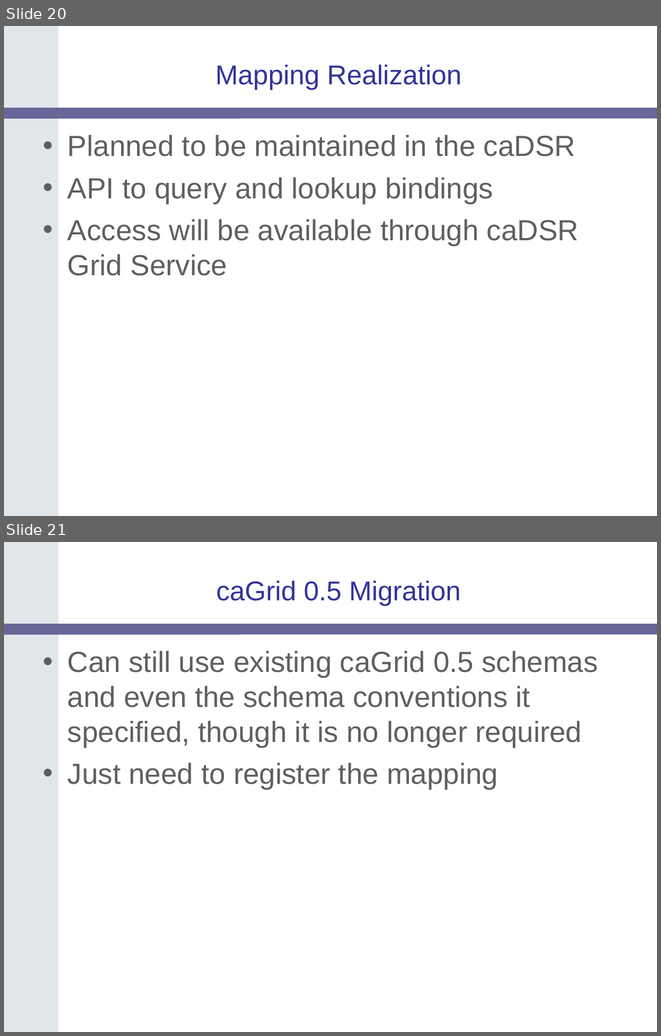
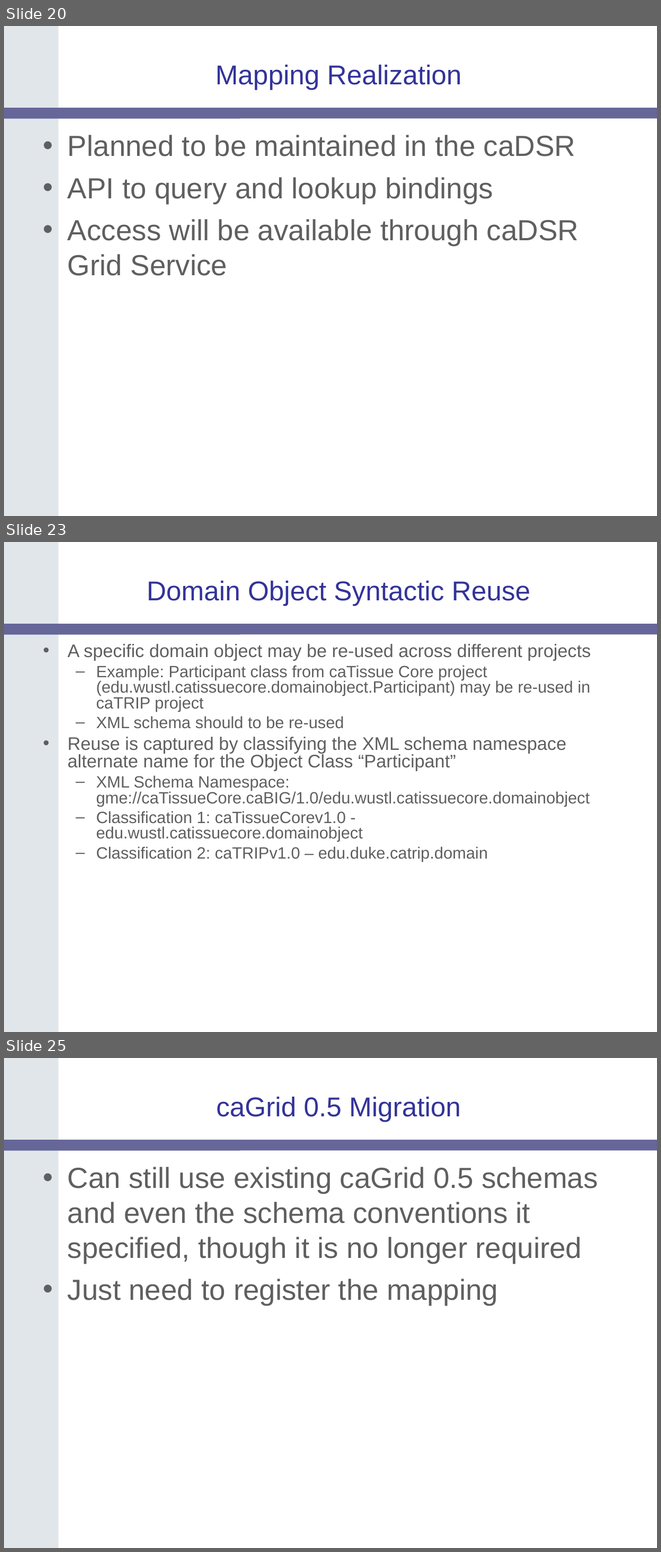
Before and after one commit to NCIP/cagrid-portal, a slide deck: cagrid-1-0/Documentation/presentations/200607_VCDE_ARCH/caGrid-1.0_Beta_Metadata.ppt. Shown one above the other, each under a label of ours: slides 20 and 21 before the commit, slides 20, 23 and 25 after it; the slides between them are not shown. The pictures are 661x1036 and 661x1552 pixels, drawn with LibreOffice and Linux fonts; fonts in the diff are those of the drawing; background and template pictures are left out. Boxes give left, top, right and bottom in pixels: in the first picture for what was removed or moved away, otherwise in the second. Text is boxed around its words. In the diff, an @@ line names an element or a change of style, - is before the commit and + after.

```diff
--- a/cagrid-1-0/Documentation/presentations/200607_VCDE_ARCH/caGrid-1.0_Beta_Metadata.ppt
+++ b/cagrid-1-0/Documentation/presentations/200607_VCDE_ARCH/caGrid-1.0_Beta_Metadata.ppt
@@ slide 23 added at bbox=[4, 542, 657, 1032], background #FFFFFF; not listed: 2 template elements that a slide beside it also shows @@
@@ title added at bbox=[147, 581, 530, 606], 30 pt, text #333399 @@
+Domain Object Syntactic Reuse
@@ text added at bbox=[68, 644, 591, 861], 18 pt, text #5F5F5F @@
+• A specific domain object may be re-used across different projects
+  – Example: Participant class from caTissue Core project (edu.wustl.catissuecore.domainobject.Participant) may be re-used in caTRIP project
+  – XML schema should to be re-used
+• Reuse is captured by classifying the XML schema namespace alternate name for the Object Class “Participant”
+  – XML Schema Namespace: gme://caTissueCore.caBIG/1.0/edu.wustl.catissuecore.domainobject
+  – Classification 1: caTissueCorev1.0 - edu.wustl.catissuecore.domainobject
+  – Classification 2: caTRIPv1.0 – edu.duke.catrip.domain
@@ what was slide 21 is now slide 25 @@
```
Also in this commit, not shown: 9 slides changed, 3 other slides added, 1 other file.
